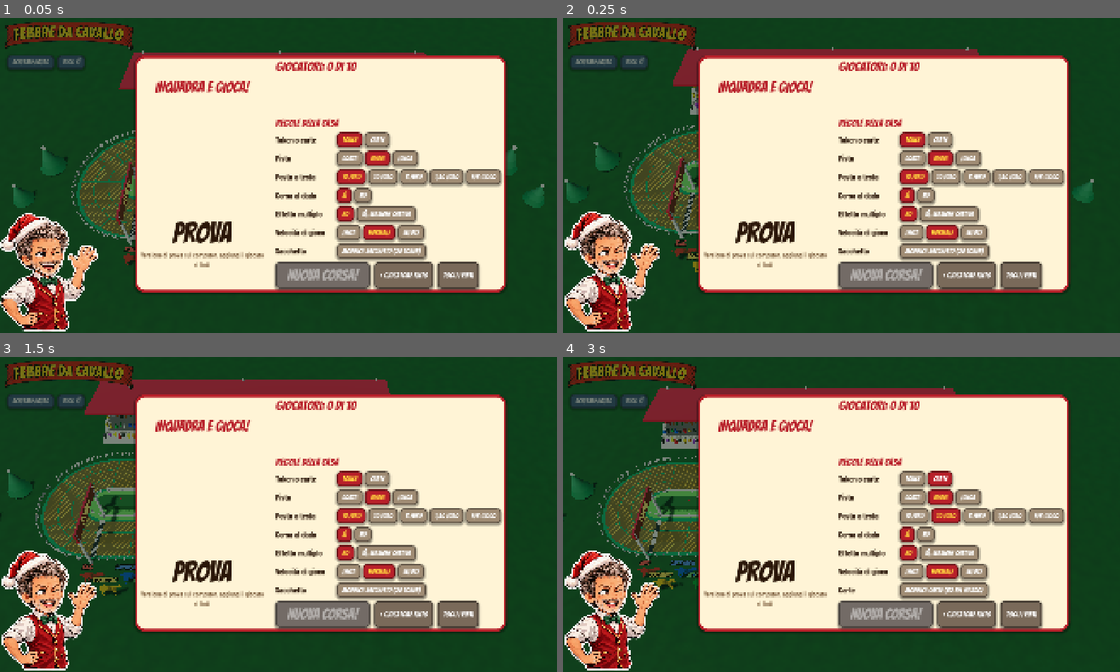
Above: before the commit, frames 1-4 (two rows, left to right).
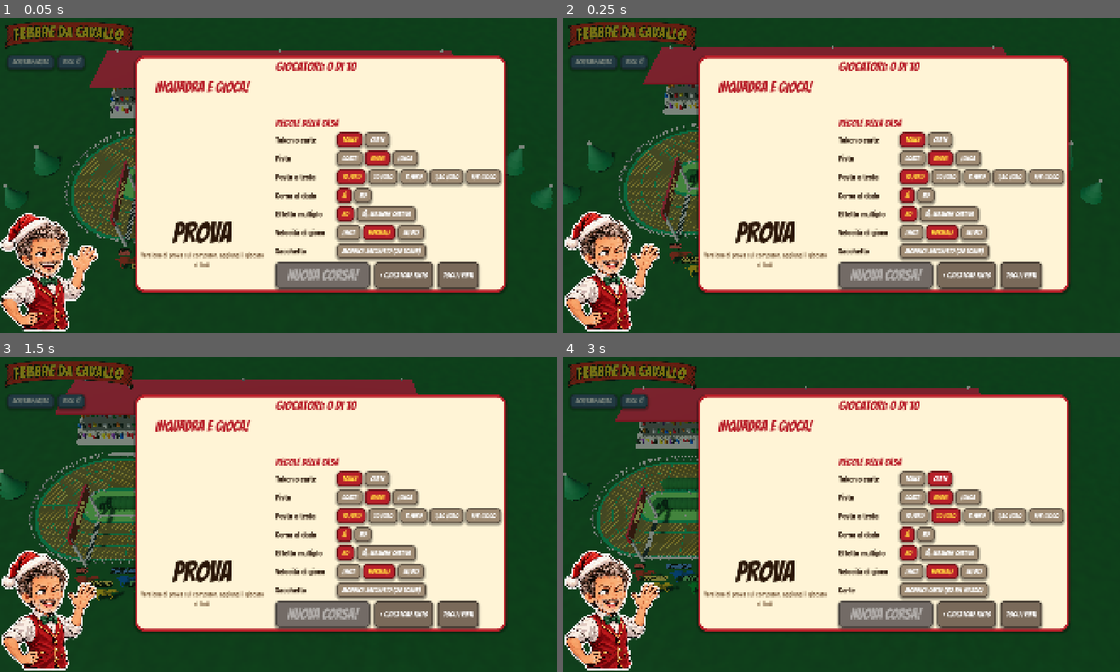
Above: after the commit, the same moments.

Repository: Tannoiser2/Febbre-da-Cavallo
Game: Godot game, scene res://scenes/main.tscn
Same seed, same stepped clock (60 frames per second), same inputs: the game is played once before the commit and once after it.
Inputs:
- Up to frame 1 (0.05 s): no input
- Up to frame 2 (0.25 s): no input
- Up to frame 3 (1.5 s): click "token" at 0.5 s; click "Schermo intero" at 1.25 s
- Up to frame 4 (3 s): click "Voce: sì" at 2 s; click "carte" at 2.75 s

The runs differ from the first frame. In frame 1, 4.5% of the frame differs, in the area x 0-100%, y 9-80%; in frame 2, 4.9%; in frame 3, 5.3%, in the area x 0-76%, y 6-78%; in frame 4, 5.0%.

Commit message:
Versione con le carte: pista composta a ogni corsa con rettilinei, strettoie a 2 corsie e curve da 45/90/180 gradi (caselle 1-1-2, 1-2-3, 2-3-4) [pubblica]
Co-Authored-By: Claude Opus 5.5 <noreply@anthropic.com>
Claude-Session: https://claude.ai/code/session_01KonsJhTq9AB1weuGh43qVc

Diff:
--- a/scripts/ippodromo.gd
+++ b/scripts/ippodromo.gd
@@ -219,8 +219,10 @@
 	m.albedo_texture = tex
 	m.texture_filter = BaseMaterial3D.TEXTURE_FILTER_NEAREST
 	mi.material_override = m
-	var x := -pista.lato / 2.0
-	mi.position = Vector3(x, 0.045, (r_in + r_out) / 2.0)
+	var p0 := pista.punto(0.0, Pista.R0)
+	var x := p0.x
+	var oz := p0.y - Pista.R0     # la partenza è sempre su un rettilineo verso +X
+	mi.position = Vector3(x, 0.045, oz + (r_in + r_out) / 2.0)
 	_mondo_pista.add_child(mi)
 	# arco d'arrivo
 	var legno := _mat(Color("#f4f4f4"), 0.6)
@@ -233,14 +235,14 @@
 		cm.height = 7.5
 		palo.mesh = cm
 		palo.material_override = legno
-		palo.position = Vector3(x, 3.75, z)
+		palo.position = Vector3(x, 3.75, oz + z)
 		_mondo_pista.add_child(palo)
 	var trave := MeshInstance3D.new()
 	var bm := BoxMesh.new()
 	bm.size = Vector3(0.35, 1.9, r_out - r_in + 2.6)
 	trave.mesh = bm
 	trave.material_override = rosso
-	trave.position = Vector3(x, 7.0, (r_in + r_out) / 2.0)
+	trave.position = Vector3(x, 7.0, oz + (r_in + r_out) / 2.0)
 	_mondo_pista.add_child(trave)
 	# la scritta sta sullo striscione, sui due lati
 	for lato in [-1.0, 1.0]:
@@ -252,7 +254,7 @@
 		scritta.modulate = Color("#ffd23f")
 		scritta.outline_size = 14
 		scritta.outline_modulate = Color("#5a0a0a")
-		scritta.position = Vector3(x + lato * 0.19, 7.0, (r_in + r_out) / 2.0)
+		scritta.position = Vector3(x + lato * 0.19, 7.0, oz + (r_in + r_out) / 2.0)
 		scritta.rotation_degrees.y = 90.0 * lato
 		scritta.double_sided = false
 		_mondo_pista.add_child(scritta)
@@ -325,8 +327,8 @@
 
 func _tribuna(r_out: float) -> void:
 	# tribuna dietro il rettilineo lontano (in alto), con il pubblico colorato
-	var lung := pista.lato + 8.0
-	var z0 := -(r_out + 4.0)
+	var lung := pista.massimo.x - pista.minimo.x - 6.0
+	var z0 := pista.minimo.y - 3.6
 	var cemento := _mat(Color("#c9c2b4"), 0.95)
 	for g in 5:
 		var gr := MeshInstance3D.new()
@@ -438,24 +440,41 @@
 	m.roughness = 1.0
 	var alto := 1.3
 	var r := 1.25
-	var corpo := MeshInstance3D.new()
-	var bm := BoxMesh.new()
-	bm.size = Vector3(pista.lato, alto, r * 2.0)
-	corpo.mesh = bm
+	# la siepe segue la linea di mezzo del prato interno (r = 0): dritta lungo i rettilinei,
+	# un cespuglio tondo dove le curve hanno il centro
+	var lungo := []
+	var k := int(pista.lunghezza / 1.0)
+	for i in k:
+		var q := pista.punto(pista.lunghezza * i / k, 0.0)
+		var nuovo := true
+		for x in lungo:
+			if x.distance_to(q) < 0.9:
+				nuovo = false
+				break
+		if nuovo:
+			lungo.append(q)
+	# nelle strettoie la corsia interna è siepe
+	var strette := []
+	for sg in pista.segmenti:
+		if sg["pezzo"] == "S":
+			var ss: float = sg["s0"] + 0.6
+			while ss < sg["s1"] - 0.5:
+				strette.append(pista.punto(ss, Pista.R0 + Pista.LARG_CORSIA * 0.5))
+				ss += 0.9
+	lungo.append_array(strette)
+	var mmb := MultiMesh.new()
+	mmb.transform_format = MultiMesh.TRANSFORM_3D
+	var sfera := SphereMesh.new()
+	sfera.radius = r
+	sfera.height = alto * 1.6
+	mmb.mesh = sfera
+	mmb.instance_count = lungo.size()
+	for i in lungo.size():
+		mmb.set_instance_transform(i, Transform3D(Basis().scaled(Vector3(1.0, 1.0, 1.0)), Vector3(lungo[i].x, alto * 0.45, lungo[i].y)))
+	var corpo := MultiMeshInstance3D.new()
+	corpo.multimesh = mmb
 	corpo.material_override = m
-	corpo.position = Vector3(0, alto / 2.0, 0)
 	_mondo_pista.add_child(corpo)
-	for sx in [-1.0, 1.0]:
-		var testa := MeshInstance3D.new()
-		var cm := CylinderMesh.new()
-		cm.top_radius = r
-		cm.bottom_radius = r
-		cm.height = alto
-		cm.radial_segments = 20
-		testa.mesh = cm
-		testa.material_override = m
-		testa.position = Vector3(sx * pista.lato / 2.0, alto / 2.0, 0)
-		_mondo_pista.add_child(testa)
 	var colori := [Color("#d62828"), Color("#ffd23f"), Color("#ffffff")]
 	var rng := RandomNumberGenerator.new()
 	rng.seed = 11
@@ -468,12 +487,12 @@
 		sf.radial_segments = 8
 		sf.rings = 4
 		mm.mesh = sf
-		var n := int(pista.lato / 2.5)
+		var n := int(lungo.size() / 2.5) + 1
 		mm.instance_count = n
 		for i in n:
-			var x := rng.randf_range(-pista.lato / 2.0, pista.lato / 2.0)
-			var z := rng.randf_range(-r, r) * 0.9
-			mm.set_instance_transform(i, Transform3D(Basis(), Vector3(x, alto + 0.02, z)))
+			var q: Vector2 = lungo[rng.randi() % lungo.size()]
+			var dd := Vector2(rng.randf_range(-0.9, 0.9), rng.randf_range(-0.9, 0.9))
+			mm.set_instance_transform(i, Transform3D(Basis(), Vector3(q.x + dd.x, alto * 1.05, q.y + dd.y)))
 		var mi := MultiMeshInstance3D.new()
 		mi.multimesh = mm
 		var mc := StandardMaterial3D.new()
@@ -488,8 +507,9 @@
 	# alberi di Natale nel prato interno e ai lati
 	_siepe()
 	for s in [-1.0, 1.0]:
-		_albero(Vector3(s * (pista.lato / 2.0 + r_out + 5.0), 0, -3), 2.0)
-		_albero(Vector3(s * (pista.lato / 2.0 + r_out + 8.0), 0, 4), 1.6)
+		var xb := pista.massimo.x if s > 0 else pista.minimo.x
+		_albero(Vector3(xb + s * 5.0, 0, -3), 2.0)
+		_albero(Vector3(xb + s * 8.0, 0, 4), 1.6)
 
 # ------------------------------------------------------------------ posizioni
 ## I token stanno fuori dalla pista, sul prato accanto al bordo esterno, all'altezza della loro colonna
@@ -507,8 +527,8 @@
 ## Recinto di partenza: in fila sul prato davanti al primo rettilineo, fuori dalla pista
 func pos_partenza(cid: int) -> Vector3:
 	var r_out := Pista.R0 + Pista.CORSIE * Pista.LARG_CORSIA + Pista.BORDO
-	var x := -pista.lato / 2.0 + 1.6 + cid * 3.1
-	return Vector3(x, 0.04, r_out + (4.4 if cid % 2 == 0 else 6.6))
+	var q := pista.punto(1.6 + cid * 3.1, r_out + (4.4 if cid % 2 == 0 else 6.6))
+	return Vector3(q.x, 0.04, q.y)
 
 func pos_cavallo(cid: int, cella: int) -> Vector3:
 	if cella == Pista.PARTENZA:
@@ -924,9 +944,8 @@
 
 # ------------------------------------------------------------------ telecamera
 func _inquadra_tutto(subito := false) -> void:
-	var r_out := Pista.R0 + Pista.CORSIE * Pista.LARG_CORSIA + 1.5
-	var larg := pista.lato + 2.0 * r_out + 6.0
-	var prof := 2.0 * r_out + 8.0
+	var larg := pista.massimo.x - pista.minimo.x + 6.0
+	var prof := pista.massimo.y - pista.minimo.y + 8.0
 	var vp := get_viewport().get_visible_rect().size if is_inside_tree() else Vector2(1920, 1080)
 	var aspetto := vp.x / maxf(1.0, vp.y)
 	var fov_v := deg_to_rad(cam.fov)
--- a/scripts/motore.gd
+++ b/scripts/motore.gd
@@ -111,9 +111,15 @@
 			return
 
 # ------------------------------------------------------------------ preparazione
+## Con i token l'ovale classico; con le carte una pista composta con i pezzi (rettilinei, strettoie e curve
+## da 45, 90 e 180 gradi), diversa a ogni corsa
 func nuova_pista() -> Pista:
-	# con le carte i rettilinei sono i pezzi da 3 file (8 pezzi nella scatola), con i token da 4
-	return Pista.new(int(cfg["rettilinei"]) + (2 if carte() else 0), 3 if carte() else 4)
+	if carte():
+		var rng := RandomNumberGenerator.new()
+		rng.randomize()
+		var dritti: int = {2: 2, 4: 3, 6: 4}.get(int(cfg["rettilinei"]), 3)
+		return Pista.a_sorpresa(dritti, rng)
+	return Pista.new(int(cfg["rettilinei"]), 4)
 
 func prepara_corsa() -> void:
 	pista = nuova_pista()
@@ -1004,11 +1010,14 @@
 func salva() -> Dictionary:
 	return {"cfg": cfg, "fase": fase, "giocatori": giocatori, "cavalli": cavalli, "token": token, "sacchetto": sacchetto,
 		"pile": pile, "n_corsa": n_corsa, "n_turno": n_turno, "salta": salta_prossimo, "ultimo": ultimo_uid, "giro": giro,
-		"mazzo": mazzo, "extra": extra_montepremi}
+		"mazzo": mazzo, "extra": extra_montepremi, "pezzi": pista.pezzi}
 
 func carica(s: Dictionary) -> void:
 	cfg.merge(s["cfg"], true)
-	pista = nuova_pista()
+	if s.has("pezzi") and carte():
+		pista = Pista.new(0, 3, s["pezzi"])
+	else:
+		pista = nuova_pista()
 	fase = s["fase"]
 	giocatori = s["giocatori"]
 	cavalli = []
--- a/scripts/pista.gd
+++ b/scripts/pista.gd
@@ -1,77 +1,152 @@
 class_name Pista
 extends RefCounted
-## Geometria e collegamenti delle caselle della pista ovale.
-## Unità: 1 = 1 cm (i pezzi stampati: rettilineo 7,8 x 23,7 cm con 3 corsie e 4 file; curva a 90 gradi
-## con 1 casella nella corsia interna, 2 in quella centrale e 3 in quella esterna).
-## Le caselle si percorrono in senso antiorario visto dall'alto: rettilineo in basso verso +X,
-## curva a destra, rettilineo in alto verso -X, curva a sinistra e di nuovo al traguardo.
+## La pista è una catena chiusa di pezzi, percorsa in senso antiorario (le curve girano tutte verso l'interno).
+## Unità: 1 = 1 cm, come i pezzi stampati.
+## Pezzi:
+##   "R"    rettilineo, 3 corsie per 3 file (la versione con i token usa file_per_tratto = 4)
+##   "S"    strettoia: come il rettilineo ma la corsia interna è siepe (2 corsie)
+##   "C45"  curva di 45 gradi, caselle 1, 1, 2 (dalla corsia interna all'esterna)
+##   "C90"  curva di 90 gradi, caselle 1, 2, 3
+##   "C180" curva di 180 gradi, caselle 2, 3, 4
+## Tutte le curve hanno lo stesso raggio, quindi 2 x 45 = 90 e 2 x 90 = 180.
 
 const PARTENZA := -1
 const TRAGUARDO := -2
 const CORSIE := 3
 const LARG_CORSIA := 2.33
-const R0 := 3.75            # raggio del bordo interno della prima corsia
+const R0 := 3.75            # raggio del bordo interno delle curve
 const BORDO := 0.4
 const LUNG_FILA := 5.8      # lunghezza di una fila nel rettilineo
+const R_MEDIO := R0 + LARG_CORSIA * 1.5
+const ANGOLO := {"C45": 45.0, "C90": 90.0, "C180": 180.0}
+const CELLE := {"C45": [1, 1, 2], "C90": [1, 2, 3], "C180": [2, 3, 4]}
+
+var pezzi := []             # sequenza dei pezzi
 var file_per_tratto := 4
-const CELLE_CURVA := [1, 2, 3]   # caselle per corsia in ogni curva da 90 gradi
-const R_MEDIO := R0 + LARG_CORSIA * 1.5
-
-var n_rettilinei := 4
-var lato := 0.0             # lunghezza di un lato dritto
-var lunghezza := 0.0        # lunghezza totale (linea centrale)
-var segmenti := []          # {tipo "r"/"c", s0, s1, lato 0/1 (basso/alto), centro: Vector2, phi0}
-var celle := []             # vedi _nuova_cella
+var lunghezza := 0.0        # lunghezza totale (linea a R_MEDIO)
+var segmenti := []          # {tipo, pezzo, s0, s1, p (inizio bordo interno), d (direzione), n (verso l'interno), ang}
+var celle := []
 var corsie := []            # per corsia: elenco ordinato degli id
-var file := []              # file dei rettilinei: [id corsia 0, 1, 2]
+var file := []              # file dei rettilinei: [id delle corsie presenti]
 var succ := {}
 var prec := {}
 var adiacenti := {}
-var colonna := {}          # caselle affiancate da un bordo all'altro (sovrapposte lungo la pista)
-
-func _init(rettilinei: int = 4, file_tratto := 4) -> void:
-	n_rettilinei = max(2, rettilinei - rettilinei % 2)
+var colonna := {}           # caselle affiancate da un bordo all'altro (sovrapposte lungo la pista)
+var minimo := Vector2.ZERO  # ingombro (bordo esterno compreso)
+var massimo := Vector2.ZERO
+var centro := Vector2.ZERO
+var lato := 0.0             # larghezza del riquadro della pista (per l'arredo)
+var _primi := []            # caselle da cui si parte
+
+## rettilinei e file_tratto: l'ovale classico (versione con i token); pz: una sequenza di pezzi qualunque
+func _init(rettilinei: int = 4, file_tratto := 4, pz := []) -> void:
 	file_per_tratto = file_tratto
+	if pz.is_empty():
+		var k: int = max(1, rettilinei / 2)
+		for lato_i in 2:
+			for i in k:
+				pz.append("R")
+			pz.append("C90")
+			pz.append("C90")
+	pezzi = pz
 	_costruisci()
+
+## Una pista a sorpresa con i pezzi nuovi: due lati con "dritti" pezzi dritti (qualche strettoia)
+## e le due testate fatte in modi diversi (180, 90+90, 90+45+45, 45+90+45...).
+static func a_sorpresa(dritti: int, rng: RandomNumberGenerator) -> Pista:
+	var testate := [["C180"], ["C90", "C90"], ["C90", "C45", "C45"], ["C45", "C45", "C90"], ["C45", "C90", "C45"], ["C45", "C45", "C45", "C45"]]
+	var pz := []
+	for lato_i in 2:
+		var lato_p := []
+		for i in dritti:
+			lato_p.append("R")
+		# una strettoia per lato (mai il primo pezzo: lì c'è la partenza)
+		if dritti >= 2:
+			lato_p[rng.randi_range(1, dritti - 1)] = "S"
+		pz.append_array(lato_p)
+		pz.append_array(testate[rng.randi() % testate.size()])
+	return Pista.new(0, 3, pz)
 
 # ------------------------------------------------------------------ costruzione
 func _costruisci() -> void:
-	var k := n_rettilinei / 2
-	lato = k * file_per_tratto * LUNG_FILA
-	var quarto := PI / 2.0 * R_MEDIO
+	var p := Vector2.ZERO
+	var d := Vector2(1, 0)
 	var s := 0.0
-	# rettilineo in basso, curva destra (2 pezzi), rettilineo in alto, curva sinistra (2 pezzi)
-	segmenti.append({"tipo": "r", "s0": s, "s1": s + lato, "lato": 0}); s += lato
-	for i in 2:
-		segmenti.append({"tipo": "c", "s0": s, "s1": s + quarto, "centro": Vector2(lato / 2.0, 0), "phi0": i * PI / 2.0}); s += quarto
-	segmenti.append({"tipo": "r", "s0": s, "s1": s + lato, "lato": 1}); s += lato
-	for i in 2:
-		segmenti.append({"tipo": "c", "s0": s, "s1": s + quarto, "centro": Vector2(-lato / 2.0, 0), "phi0": PI + i * PI / 2.0}); s += quarto
+	for i in pezzi.size():
+		var t: String = pezzi[i]
+		var nrm := Vector2(d.y, -d.x)
+		if t == "R" or t == "S":
+			var L := file_per_tratto * LUNG_FILA
+			segmenti.append({"tipo": "r", "pezzo": t, "s0": s, "s1": s + L, "p": p, "d": d, "n": nrm, "ang": 0.0})
+			p += d * L
+			s += L
+		else:
+			var a := deg_to_rad(ANGOLO[t])
+			var L2 := a * R_MEDIO
+			segmenti.append({"tipo": "c", "pezzo": t, "s0": s, "s1": s + L2, "p": p, "d": d, "n": nrm, "ang": a})
+			var cc := p + nrm * R0
+			var u := -nrm * cos(a) + d * sin(a)
+			p = cc + u * R0
+			d = d * cos(a) + nrm * sin(a)
+			s += L2
 	lunghezza = s
+	# ingombro e centratura
+	var lo := Vector2(1e9, 1e9)
+	var hi := Vector2(-1e9, -1e9)
+	var n := int(lunghezza / 0.5)
+	for i in n:
+		for r in [R0 - BORDO, R0 + CORSIE * LARG_CORSIA + BORDO]:
+			var q := _punto_grezzo(lunghezza * i / n, r)
+			lo = Vector2(minf(lo.x, q.x), minf(lo.y, q.y))
+			hi = Vector2(maxf(hi.x, q.x), maxf(hi.y, q.y))
+	var sposta := -(lo + hi) / 2.0
+	for sg in segmenti:
+		sg["p"] += sposta
+	minimo = lo + sposta
+	massimo = hi + sposta
+	centro = Vector2.ZERO
+	lato = massimo.x - minimo.x - 2.0 * (R0 + CORSIE * LARG_CORSIA + BORDO)
+	# caselle
 	for l in CORSIE:
 		corsie.append([])
-	for seg in segmenti:
-		if seg["tipo"] == "r":
-			var n_file := int(round((seg["s1"] - seg["s0"]) / LUNG_FILA))
-			for j in n_file:
+	for si in segmenti.size():
+		var sg: Dictionary = segmenti[si]
+		if sg["tipo"] == "r":
+			var nf := int(round((sg["s1"] - sg["s0"]) / LUNG_FILA))
+			for j in nf:
 				var fila := []
 				for l in CORSIE:
-					var id := _nuova_cella(l, "r", seg["s0"] + j * LUNG_FILA, seg["s0"] + (j + 1) * LUNG_FILA, file.size())
+					if sg["pezzo"] == "S" and l == 0:
+						continue
+					var id := _nuova_cella(l, "r", sg["s0"] + j * LUNG_FILA, sg["s0"] + (j + 1) * LUNG_FILA, file.size(), si)
 					fila.append(id)
 					corsie[l].append(id)
 				file.append(fila)
 		else:
 			for l in CORSIE:
-				var n: int = CELLE_CURVA[l]
-				var q: float = (seg["s1"] - seg["s0"]) / n
-				for j in n:
-					var id := _nuova_cella(l, "c", seg["s0"] + j * q, seg["s0"] + (j + 1) * q, -1)
+				var k: int = CELLE[sg["pezzo"]][l]
+				var q2: float = (sg["s1"] - sg["s0"]) / k
+				for j in k:
+					var id := _nuova_cella(l, "c", sg["s0"] + j * q2, sg["s0"] + (j + 1) * q2, -1, si)
 					corsie[l].append(id)
+	# successivi nella stessa corsia (solo se le caselle si toccano: la strettoia interrompe la corsia interna)
 	for l in CORSIE:
 		var c: Array = corsie[l]
 		for i in c.size():
-			succ[c[i]] = c[i + 1] if i + 1 < c.size() else TRAGUARDO
-			prec[c[i]] = c[i - 1] if i > 0 else PARTENZA
+			var nx := -99
+			if i + 1 < c.size():
+				if absf(celle[c[i + 1]]["s0"] - celle[c[i]]["s1"]) < 0.05:
+					nx = c[i + 1]
+			elif absf(celle[c[i]]["s1"] - lunghezza) < 0.05:
+				nx = TRAGUARDO
+			succ[c[i]] = nx
+			var pv := -99
+			if i > 0 and absf(celle[c[i]]["s0"] - celle[c[i - 1]]["s1"]) < 0.05:
+				pv = c[i - 1]
+			elif i == 0 and celle[c[i]]["s0"] < 0.05:
+				pv = PARTENZA
+			prec[c[i]] = pv
+	_primi = file[0].duplicate() if segmenti[0]["tipo"] == "r" else []
 	# caselle adiacenti (si toccano per un lato o per uno spigolo, anche a cavallo del traguardo)
 	for a in celle:
 		var l := []
@@ -81,9 +156,6 @@
 			if _intervalli_toccano(a["s0"], a["s1"], b["s0"], b["s1"]):
 				l.append(b["id"])
 		adiacenti[a["id"]] = l
-	_calcola_colonne()
-
-func _calcola_colonne() -> void:
 	for a in celle:
 		var l := []
 		for b in celle:
@@ -99,40 +171,40 @@
 			return true
 	return false
 
-func _nuova_cella(corsia: int, tipo: String, s0: float, s1: float, fila: int) -> int:
+func _nuova_cella(corsia: int, tipo: String, s0: float, s1: float, fila: int, seg: int) -> int:
 	var id := celle.size()
 	var r0 := R0 + corsia * LARG_CORSIA
 	var r1 := r0 + LARG_CORSIA
-	var poly := PackedVector2Array()
-	var passi := 1 if tipo == "r" else 8
-	for i in passi + 1:
-		poly.append(punto(lerpf(s0, s1, float(i) / passi), r0))
-	for i in range(passi, -1, -1):
-		poly.append(punto(lerpf(s0, s1, float(i) / passi), r1))
 	var sc := (s0 + s1) / 2.0
 	celle.append({
-		"id": id, "corsia": corsia, "tipo": tipo, "fila": fila, "s0": s0, "s1": s1, "s": sc,
-		"poly": poly, "centro": punto(sc, (r0 + r1) / 2.0), "dir": direzione(sc),
+		"id": id, "corsia": corsia, "tipo": tipo, "fila": fila, "seg": seg, "s0": s0, "s1": s1, "s": sc,
+		"centro": punto(sc, (r0 + r1) / 2.0), "dir": direzione(sc),
 	})
 	return id
 
 func segmento(s: float) -> Dictionary:
 	s = fposmod(s, lunghezza)
-	for seg in segmenti:
-		if s <= seg["s1"] + 0.0001:
-			return seg
+	for sg in segmenti:
+		if s <= sg["s1"] + 0.0001:
+			return sg
 	return segmenti[-1]
 
-## Punto (x, z) del piano a distanza s lungo la pista e a raggio r dall'asse dell'ovale.
+func _punto_grezzo(s: float, r: float) -> Vector2:
+	return punto(s, r)
+
+## Punto (x, z) del piano a distanza s lungo la pista e a "raggio" r: r = R0 è il bordo interno,
+## r = R0 + 3 corsie il bordo esterno (nelle curve è proprio la distanza dal centro della curva).
 func punto(s: float, r: float) -> Vector2:
-	var seg := segmento(s)
-	var t: float = fposmod(s, lunghezza) - seg["s0"]
-	if seg["tipo"] == "r":
-		if seg["lato"] == 0:
-			return Vector2(-lato / 2.0 + t, r)
-		return Vector2(lato / 2.0 - t, -r)
-	var phi: float = seg["phi0"] + t / R_MEDIO
-	return seg["centro"] + Vector2(sin(phi), cos(phi)) * r
+	var sg := segmento(s)
+	var t: float = fposmod(s, lunghezza) - sg["s0"]
+	var p: Vector2 = sg["p"]
+	var d: Vector2 = sg["d"]
+	var nrm: Vector2 = sg["n"]
+	if sg["tipo"] == "r":
+		return p + d * t - nrm * (r - R0)
+	var phi: float = t / R_MEDIO
+	var cc: Vector2 = p + nrm * R0
+	return cc + (-nrm * cos(phi) + d * sin(phi)) * r
 
 ## Direzione di marcia (versore x, z) alla distanza s.
 func direzione(s: float) -> Vector2:
@@ -141,25 +213,59 @@
 	return (b - a).normalized()
 
 # ------------------------------------------------------------------ movimento
+func _fila_successiva(id: int) -> Array:
+	# da un rettilineo al rettilineo successivo si cambia corsia liberamente
+	var f: int = celle[id]["fila"]
+	if f < 0 or f + 1 >= file.size():
+		return []
+	var nf: Array = file[f + 1]
+	if absf(celle[nf[0]]["s0"] - celle[id]["s1"]) < 0.05:
+		return nf.duplicate()
+	return []
+
+func _fila_precedente(id: int) -> Array:
+	var f: int = celle[id]["fila"]
+	if f <= 0:
+		return []
+	var pf: Array = file[f - 1]
+	if absf(celle[pf[0]]["s1"] - celle[id]["s0"]) < 0.05:
+		return pf.duplicate()
+	return []
+
 func passi_avanti(id: int) -> Array:
 	if id == PARTENZA:
-		return file[0].duplicate()
+		return _primi.duplicate()
+	var fs := _fila_successiva(id)
+	if fs.size():
+		return fs
 	var n: int = succ[id]
 	if n == TRAGUARDO:
 		return [TRAGUARDO]
-	if celle[id]["tipo"] == "r" and celle[n]["tipo"] == "r":
-		return file[celle[n]["fila"]].duplicate()
-	return [n]
+	if n >= 0:
+		return [n]
+	# la corsia finisce (strettoia): si passa nella corsia accanto
+	var l: int = celle[id]["corsia"]
+	for c in corsie[l + 1] if l + 1 < CORSIE else []:
+		if absf(celle[c]["s0"] - celle[id]["s1"]) < 0.05:
+			return [c]
+	return []
 
 func passi_indietro(id: int) -> Array:
 	if id == PARTENZA:
 		return []
+	var fp := _fila_precedente(id)
+	if fp.size():
+		return fp
 	var p: int = prec[id]
 	if p == PARTENZA:
 		return []
-	if celle[id]["tipo"] == "r" and celle[p]["tipo"] == "r":
-		return file[celle[p]["fila"]].duplicate()
-	return [p]
+	if p >= 0:
+		return [p]
+	var l: int = celle[id]["corsia"]
+	for c in corsie[l + 1] if l + 1 < CORSIE else []:
+		if absf(celle[c]["s1"] - celle[id]["s0"]) < 0.05:
+			return [c]
+	return []
 
 ## Caselle raggiungibili con esattamente n passi (avanti o indietro), senza fermarsi su caselle occupate.
 ## Restituisce {"celle": [...], "traguardo": bool, "padri": {...}} (padri serve a ricostruire il percorso).
@@ -202,7 +308,6 @@
 	var p := [a]
 	var i: int = d["n"] - 1
 	var c := a
-	# trova a quale livello si trova 'a' (l'ultimo, salvo il traguardo raggiunto prima)
 	while i >= 0 and not d["padri"].has([i, c]):
 		i -= 1
 	while i >= 0 and c != da:
--- a/tests/sim.gd
+++ b/tests/sim.gd
@@ -8,6 +8,20 @@
 	if args.size():
 		n = int(args[0])
 	# controlli sulla pista
+	var rng := RandomNumberGenerator.new()
+	for i in 30:
+		var ps := Pista.a_sorpresa(2 + i % 3, rng)
+		var a: Vector2 = ps.punto(0.0, Pista.R0)
+		var b: Vector2 = ps.punto(ps.lunghezza - 0.001, Pista.R0)
+		if a.distance_to(b) > 0.05:
+			_err += 1
+			print("pista non chiusa ", ps.pezzi)
+		# ogni casella deve poter andare avanti
+		for c in ps.celle:
+			if ps.passi_avanti(c["id"]).is_empty():
+				_err += 1
+				print("vicolo cieco ", c, ps.pezzi)
+	print("piste a sorpresa: ok, es. ", Pista.a_sorpresa(3, rng).pezzi)
 	for r in [2, 4, 6]:
 		var p := Pista.new(r)
 		var tot := []
